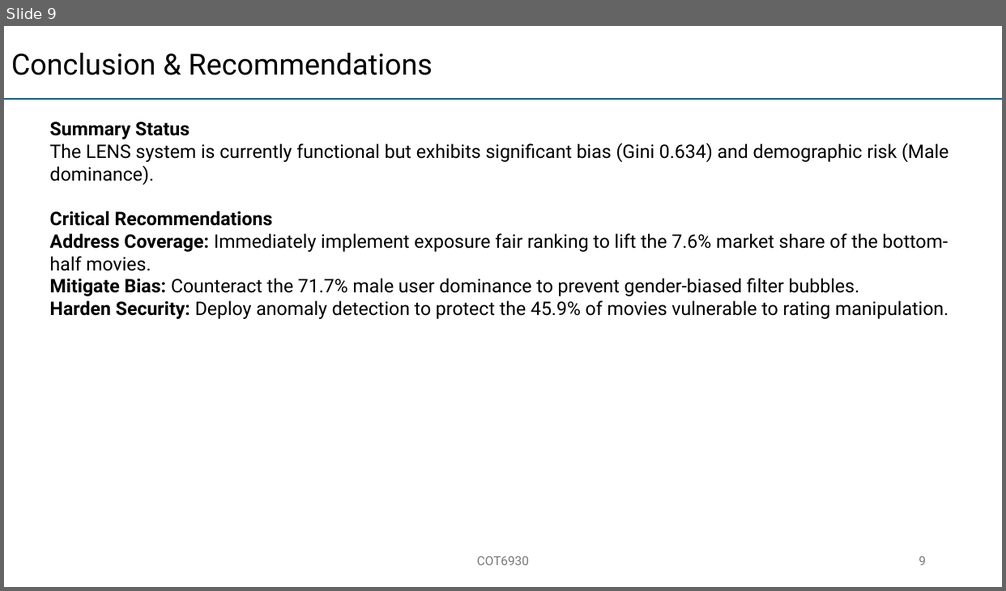
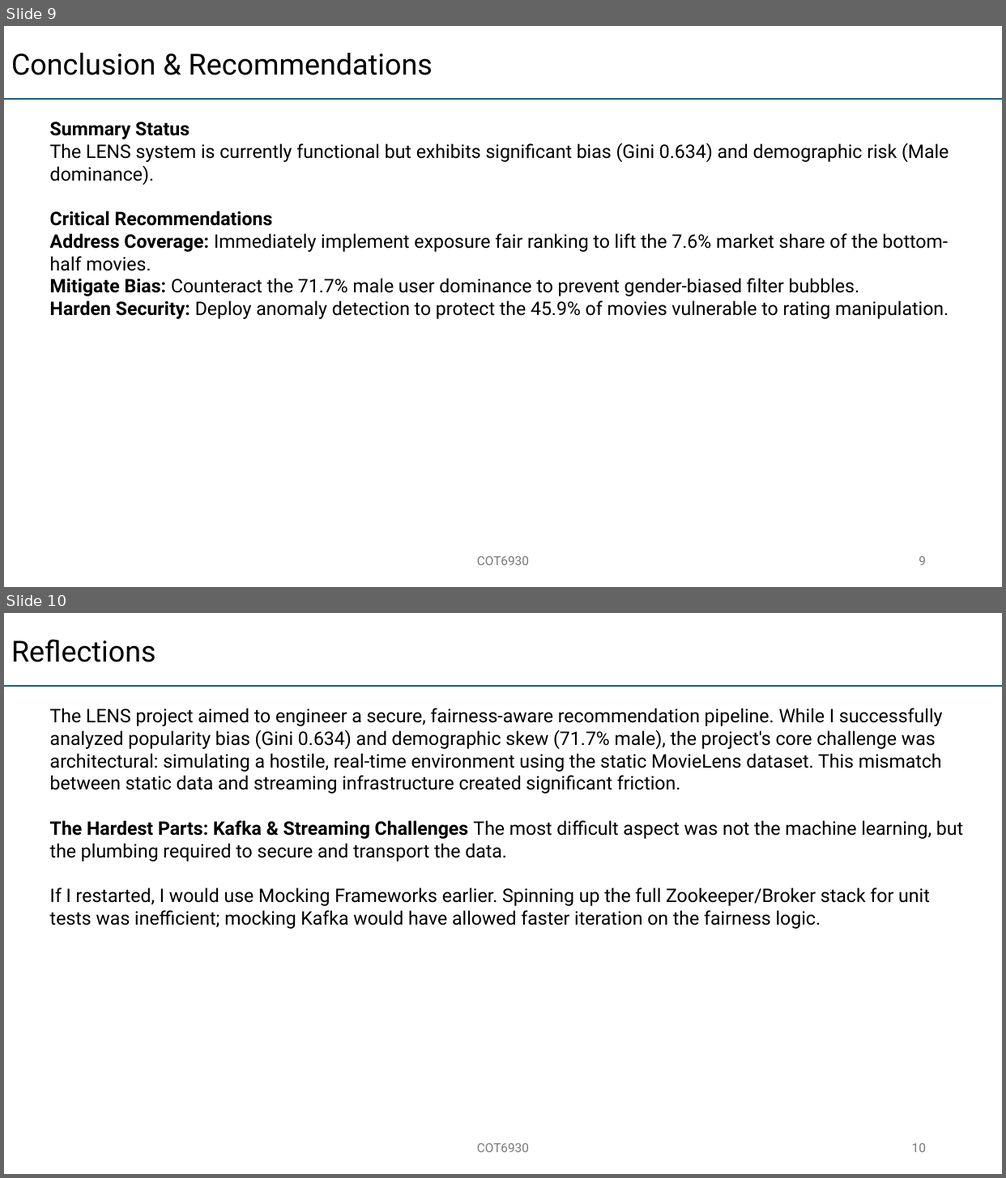
Before and after one commit to jprasad2022/lens, a slide deck: Lens.pptx. Shown one above the other, each under a label of ours: slide 9 before the commit, slides 9 and 10 after it. The pictures are 1006x591 and 1006x1178 pixels, drawn with LibreOffice and Linux fonts; fonts in the diff are those of the drawing. Boxes give left, top, right and bottom in pixels: in the first picture for what was removed or moved away, otherwise in the second. Text is boxed around its words. In the diff, an @@ line names an element or a change of style, - is before the commit and + after.

```diff
--- a/Lens.pptx
+++ b/Lens.pptx
@@ slide 10 added at <box>4,613,1002,1174</box>, background #FFFFFF @@
@@ text added at <box>11,639,156,662</box>, 28 pt, text #000000 @@
+Reflections
@@ line added from (4, 687) to (1002, 687), #156082 1.5 pt @@
@@ text added at <box>50,708,963,929</box>, 18 pt, text #000000 @@
+The LENS project aimed to engineer a secure, fairness-aware recommendation pipeline. While I successfully analyzed popularity bias (Gini 0.634) and demographic skew (71.7% male), the project's core challenge was architectural: simulating a hostile, real-time environment using the static MovieLens dataset. This mismatch between static data and streaming infrastructure created significant friction.
+The Hardest Parts: Kafka & Streaming Challenges The most difficult aspect was not the machine learning, but the plumbing required to secure and transport the data.
+If I restarted, I would use Mocking Frameworks earlier. Spinning up the full Zookeeper/Broker stack for unit tests was inefficient; mocking Kafka would have allowed faster iteration on the fairness logic.
@@ text added at <box>477,1144,529,1152</box>, 12 pt, text #797979 @@
+COT6930
@@ page number added at <box>912,1144,926,1152</box>, 12 pt, text #797979 @@
+10
```
